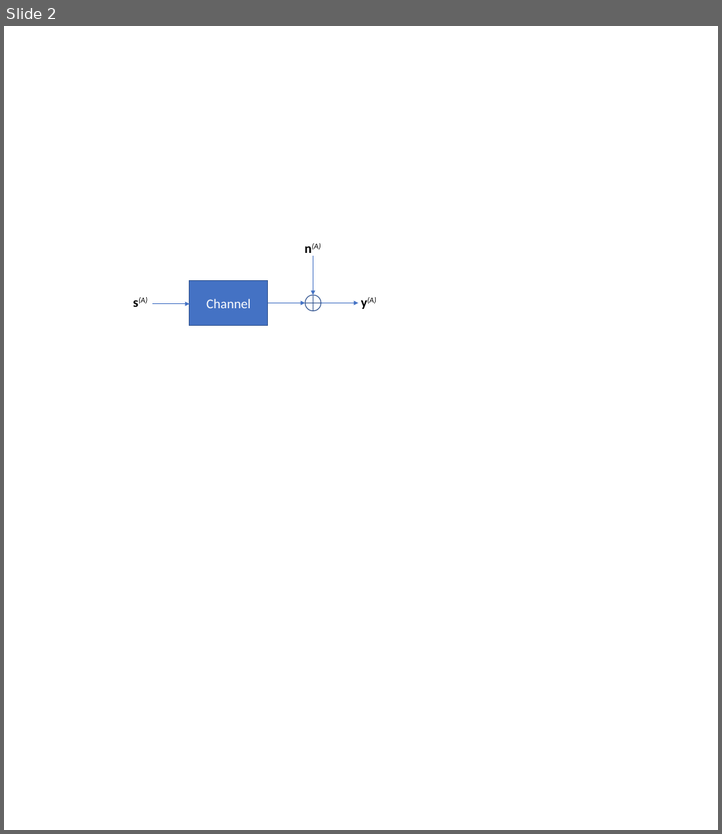
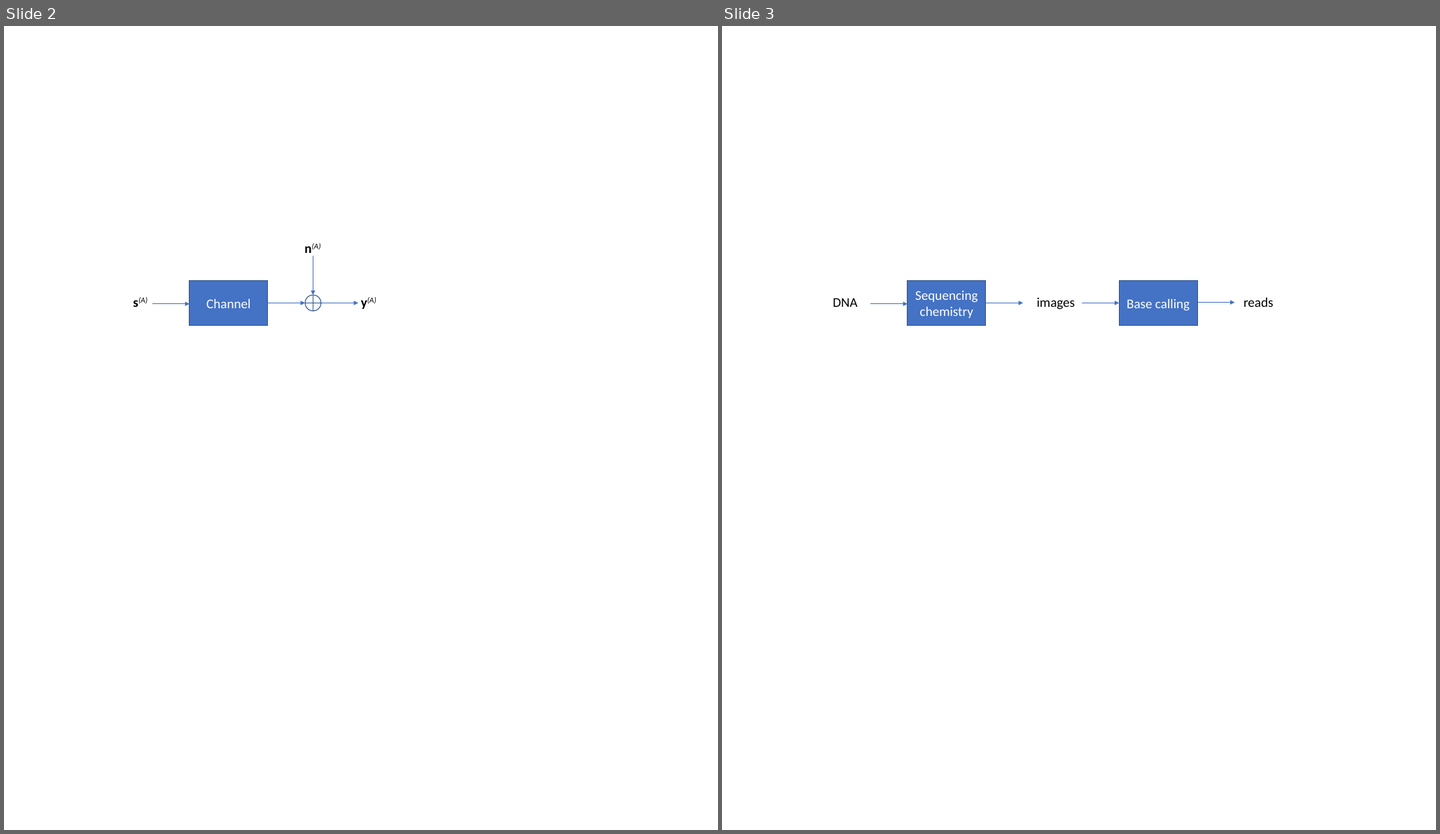
Before and after one commit to laurashen/data-science-sequencing.github.io, a slide deck: Win2018/assets/lecture3/lecture3.pptx. Shown side by side, each under a label of ours: slide 2 before the commit, slides 2 and 3 after it. The pictures are 722x834 and 1440x834 pixels, drawn with LibreOffice and Linux fonts; fonts in the diff are those of the drawing. Boxes give left, top, right and bottom in pixels: in the first picture for what was removed or moved away, otherwise in the second. Text is boxed around its words. In the diff, an @@ line names an element or a change of style, - is before the commit and + after.

Commit message:
lecture3 put in figures, fixed introduction

```diff
--- a/Win2018/assets/lecture3/lecture3.pptx
+++ b/Win2018/assets/lecture3/lecture3.pptx
@@ slide 3 added at (722,26,1436,830), background #FFFFFF @@
@@ text added at (833,298,857,307), 18 pt, text #000000 @@
+DNA
@@ rectangle added at (908,281,985,326), fill #4472C4, outline #325491 1 pt, 18 pt, text #FFFFFF @@
+Sequencing chemistry
@@ text added at (1037,298,1076,310), 18 pt, text #000000 @@
+images
@@ rectangle added at (1120,280,1197,325), fill #4472C4, outline #325491 1 pt, 18 pt, text #FFFFFF @@
+Base calling
@@ text added at (1244,297,1274,307), 18 pt, text #000000 @@
+reads
@@ arrow added from (870, 303) to (908, 303), #4472C4 0.5 pt @@
@@ arrow added from (986, 303) to (1023, 303), #4472C4 0.5 pt @@
@@ arrow added from (1082, 303) to (1120, 303), #4472C4 0.5 pt @@
@@ arrow added from (1197, 302) to (1234, 302), #4472C4 0.5 pt @@
```
Also in this commit, not shown: 2 other files.
